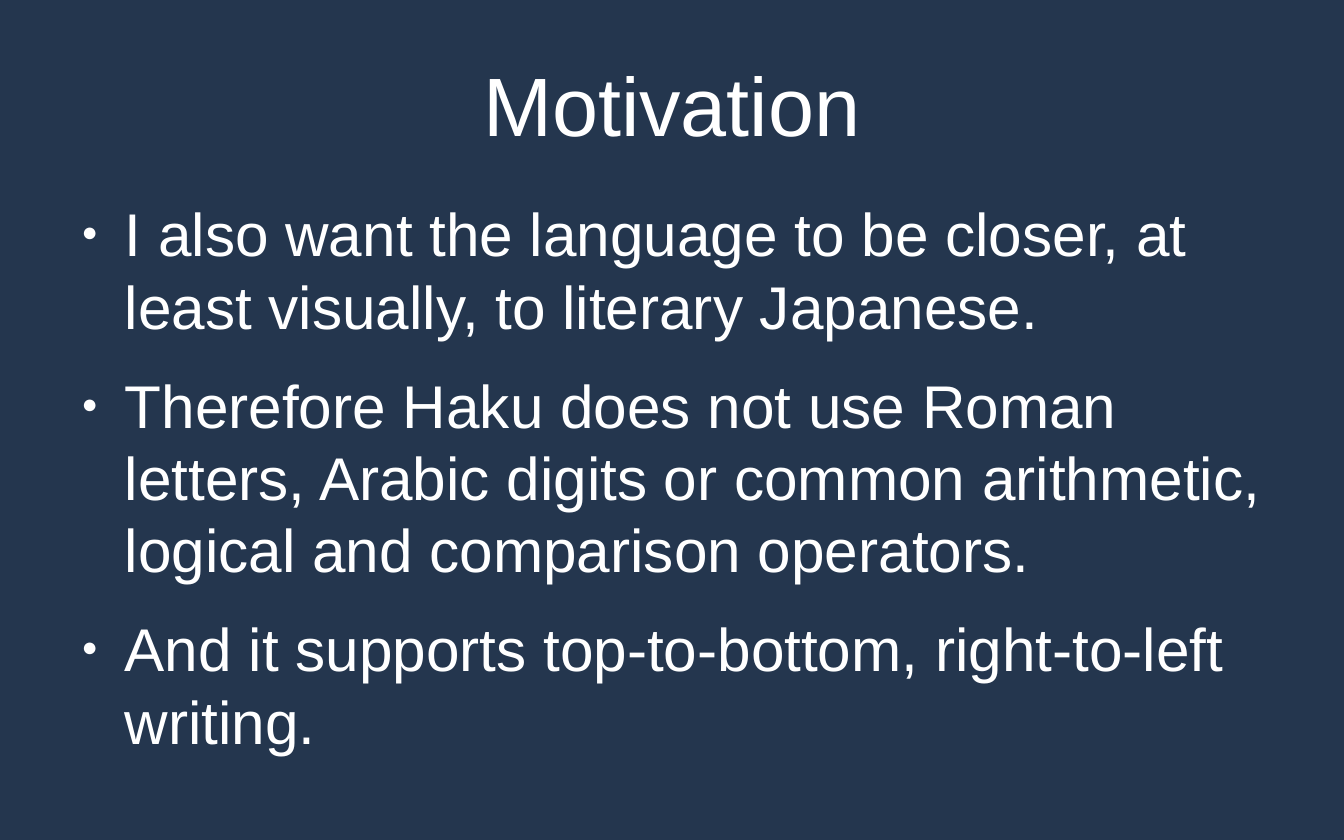
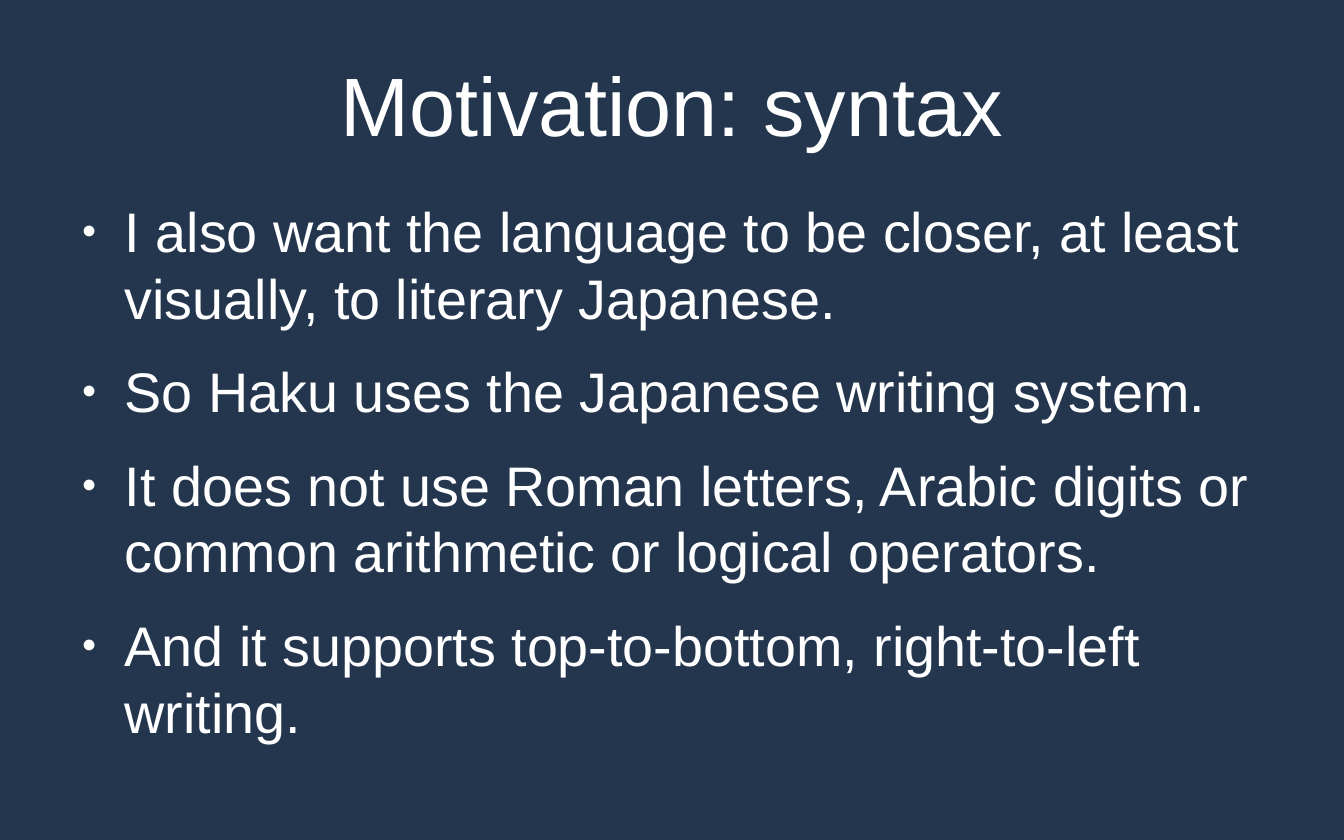
Before and after one commit to MrPicklePinosaur/haku, a slide deck: slide 14 of haku-talk/haku-talk.odp (slide 12 before the commit). Drawn at 1344x840 pixels with LibreOffice and Linux fonts; fonts in the diff are those of the drawing. Boxes give left, top, right and bottom in pixels: in the first picture for what was removed or moved away, otherwise in the second. Text is boxed around its words. In the diff, an @@ line names an element or a change of style, - is before the commit and + after.

```diff
--- a/haku-talk/haku-talk.odp
+++ b/haku-talk/haku-talk.odp
@@ title at <box>341,76,1002,151</box>: text changed @@
-Motivation
+Motivation: syntax
@@ text at <box>125,211,1239,676</box>: size 35.6 to 32.9 pt in "I also want the language to be ...", "And it supports top-to-bottom, right-to-left writing." @@
@@ text at <box>125,371,1249,582</box>: text changed; size 35.6 to 32.9 pt @@
-● Therefore Haku does not use Roman letters, Arabic digits or common arithmetic, logical and comparison operators.
+● So Haku uses the Japanese writing system.
+● It does not use Roman letters, Arabic digits or common arithmetic or logical operators.
```
Also in this commit, not shown: 2 other slides changed, 3 slides added, 1 slide removed, 4 other files.
